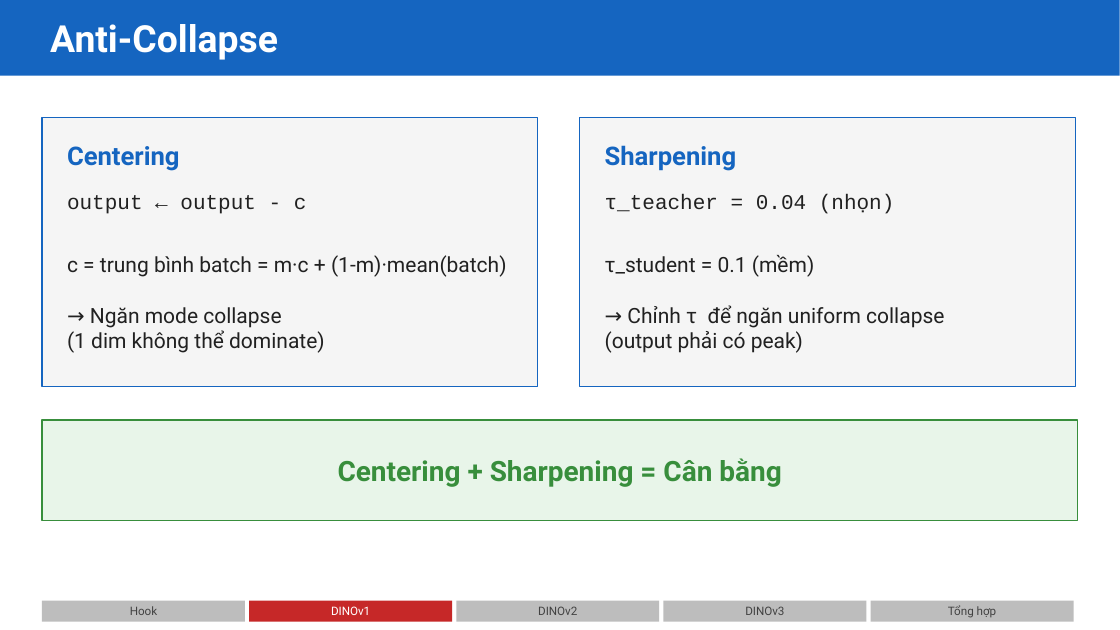
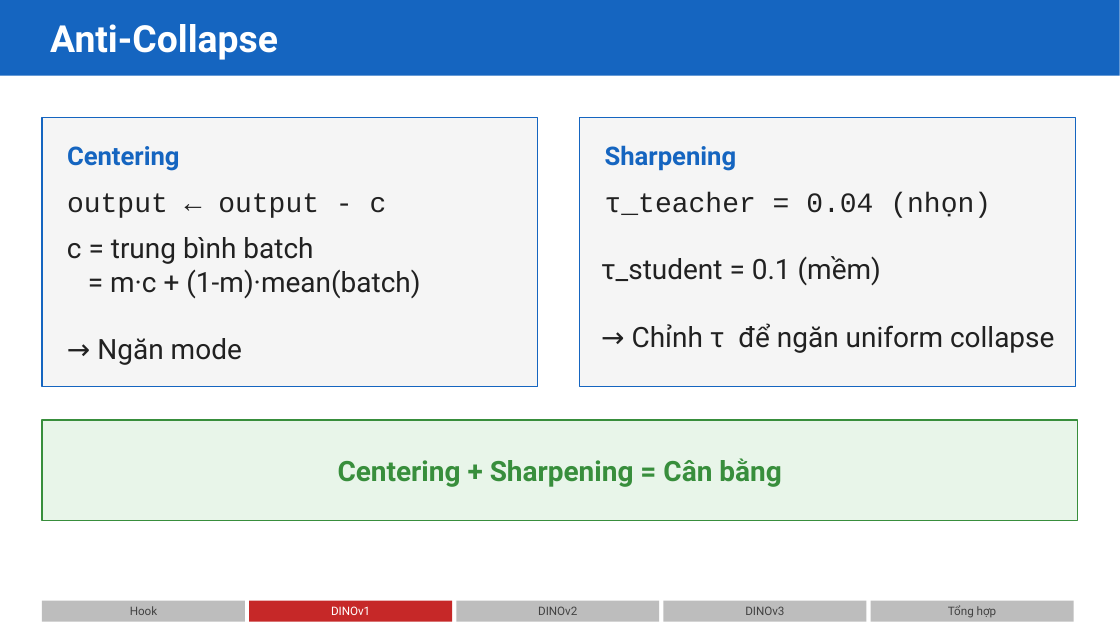
Before and after one commit to nmnhut-it/Dino, a slide deck: slide 10 of DINO_Seminar_v69.1.pptx (slide 9 before the commit). Drawn at 1120x630 pixels with LibreOffice and Linux fonts; fonts in the diff are those of the drawing. Boxes give left, top, right and bottom in pixels: in the first picture for what was removed or moved away, otherwise in the second. Text is boxed around its words. In the diff, an @@ line names an element or a change of style, - is before the commit and + after.

```diff
--- a/DINO_Seminar_v69.1.pptx
+++ b/DINO_Seminar_v69.1.pptx
@@ text at (67,237,420,365): text changed; size 18 to 24 pt @@
-c = trung bình batch = m·c + (1-m)·mean(batch)
-→ Ngăn mode collapse
-(1 dim không thể dominate)
+c = trung bình batch
+= m·c + (1-m)·mean(batch)
+→ Ngăn mode
@@ size 18 to 24 pt in 3 elements at (67,193,387,218), (605,192,991,218), (601,256,1054,353) @@
@@ text at (605,331,803,353): paragraph removed @@
-(output phải có peak)
```
Also in this commit, not shown: 1 other slide changed, 3 slides added, 13 slides removed, 2 other files.
